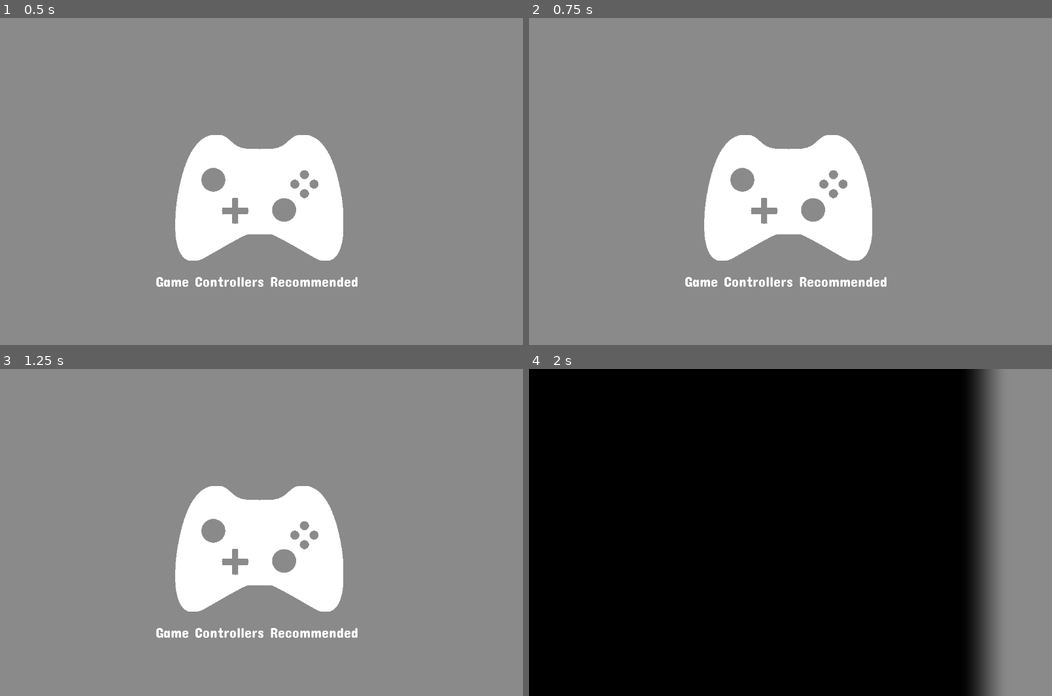
Above: before the commit, frames 1-4 (two rows, left to right).
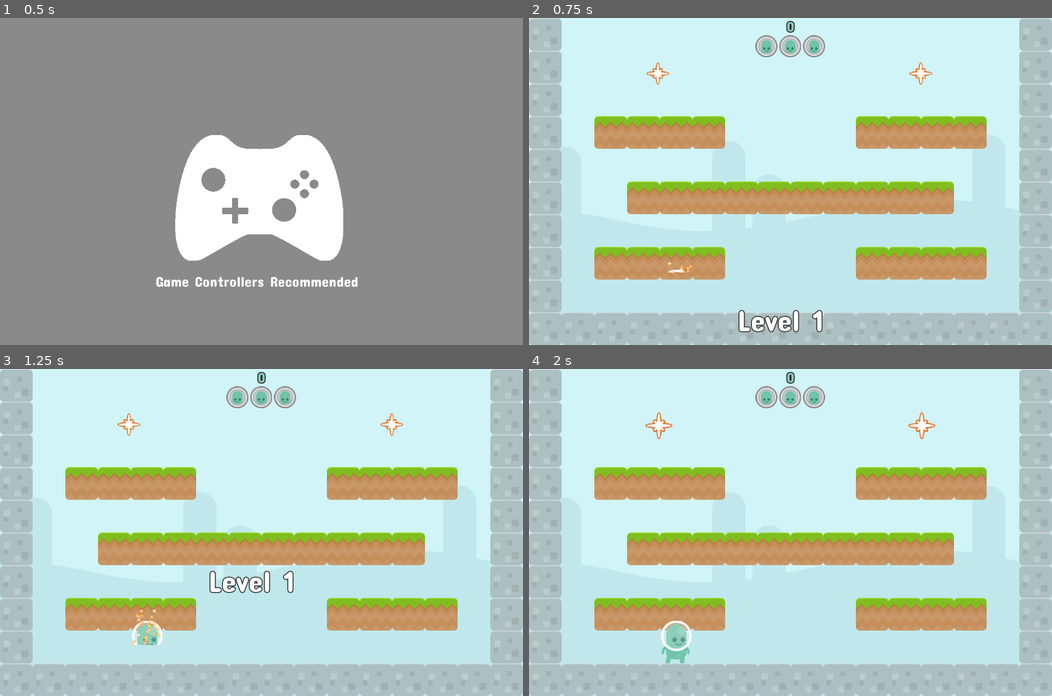
Above: after the commit, the same moments.

Repository: doctor-g/AltNaGaDeMon2021
Game: Godot game, scene res://Screens/Splash/SplashScreen.tscn
Two runs of this game, one before a commit and one after it. Both use one fixed random seed, a clock stepped at 60 frames per second and the inputs below.
Inputs:
- Up to frame 1 (0.5 s): no input
- Up to frame 2 (0.75 s): tap Enter (ui_accept) at 0.5, 0.6 s
- Up to frame 3 (1.25 s): tap Enter (ui_accept) at 0.77, 1.07 s
- Up to frame 4 (2 s): tap Enter (ui_accept) at 1.35, 1.52, 1.82 s

Frame 1 is identical in both runs. In frame 2, 100% of the frame differs, in the area x 0-100%, y 0-100%; in frame 3, 100%; in frame 4, 100%.

Commit message:
Allow skipping through splash screen
This is done by hitting the 'ui_accept' action, which should be enter
or the jump button.

Diff:
--- a/project/Screens/Splash/SplashScreen.gd
+++ b/project/Screens/Splash/SplashScreen.gd
@@ -5,6 +5,11 @@
 
 func _ready():
 	_ready_button.visible = OS.get_name()=="HTML5"
+
+
+func _unhandled_key_input(event):
+	if event.is_action("ui_accept"):
+		_go_to_main_menu()
 
 
 func _wipe_out_if_not_html5()->void:
